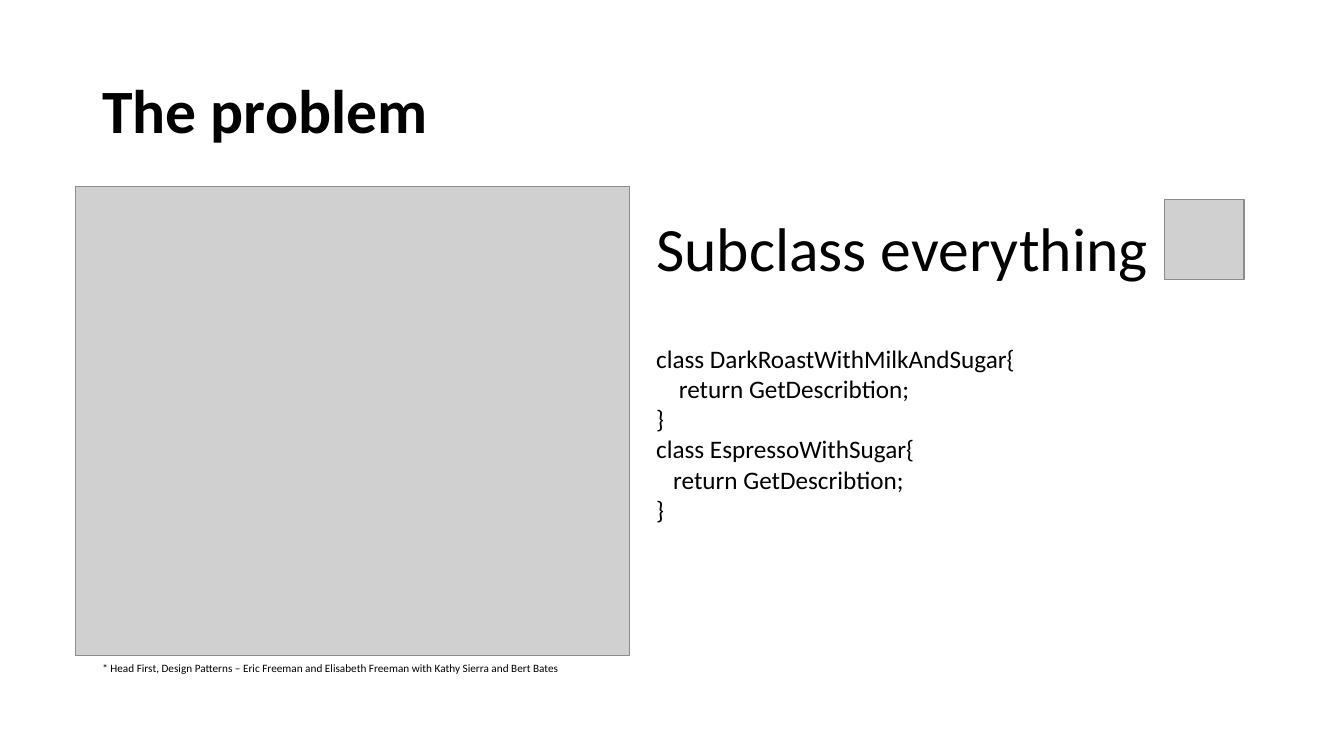
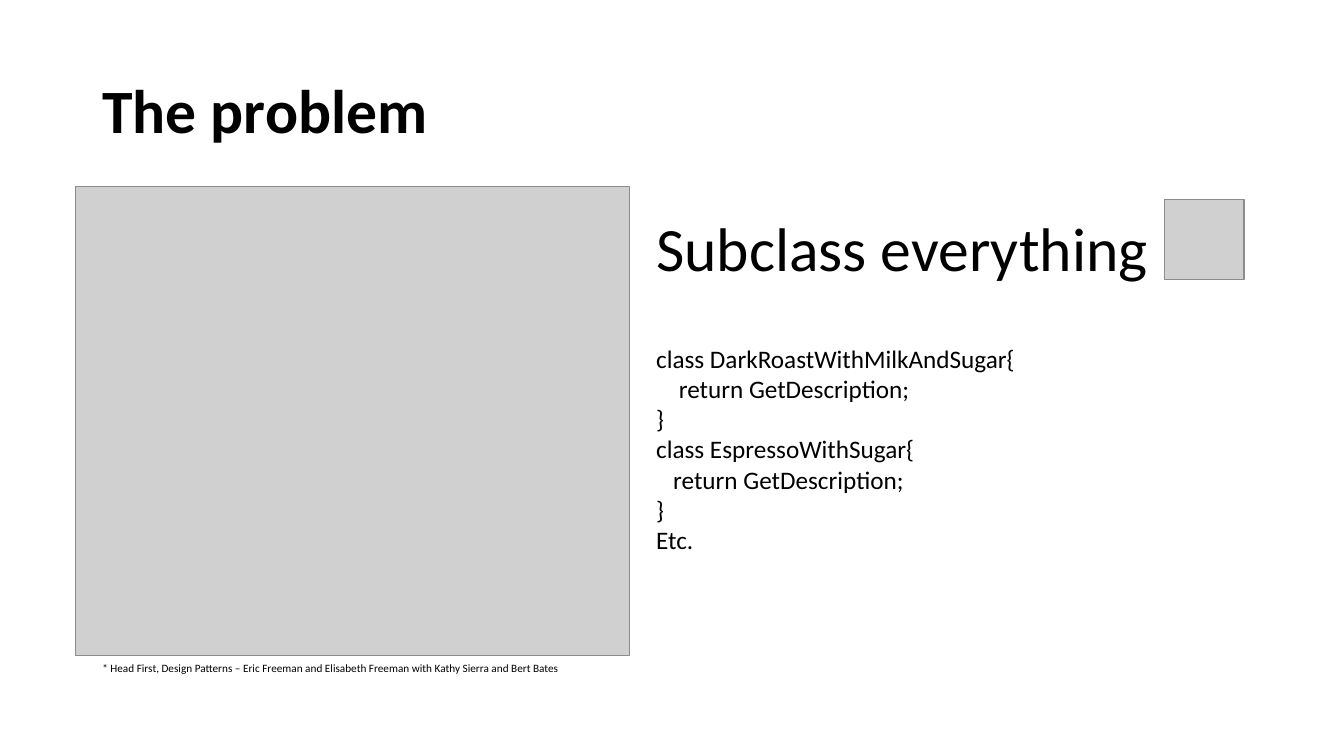
Before and after one commit to DaloonOfDoom/E21SWD_Assignment, a slide deck: slide 2 of Slides/The Decorator pattern.pptx. Drawn at 1344x756 pixels with LibreOffice and Linux fonts; fonts in the diff are those of the drawing; grey boxes stand for pictures. Boxes give left, top, right and bottom in pixels: in the first picture for what was removed or moved away, otherwise in the second. Text is boxed around its words. In the diff, an @@ line names an element or a change of style, - is before the commit and + after.

```diff
--- a/Slides/The Decorator pattern.pptx
+++ b/Slides/The Decorator pattern.pptx
@@ text at (x1=679, y1=380, x2=909, y2=402): text changed @@
-return GetDescribtion;
+return GetDescription;
@@ text at (x1=673, y1=471, x2=903, y2=493): text changed @@
-return GetDescribtion;
+return GetDescription;
@@ text at (x1=656, y1=532, x2=693, y2=549): paragraph added @@
+Etc.
```
Also in this commit, not shown: 3 other slides changed.
